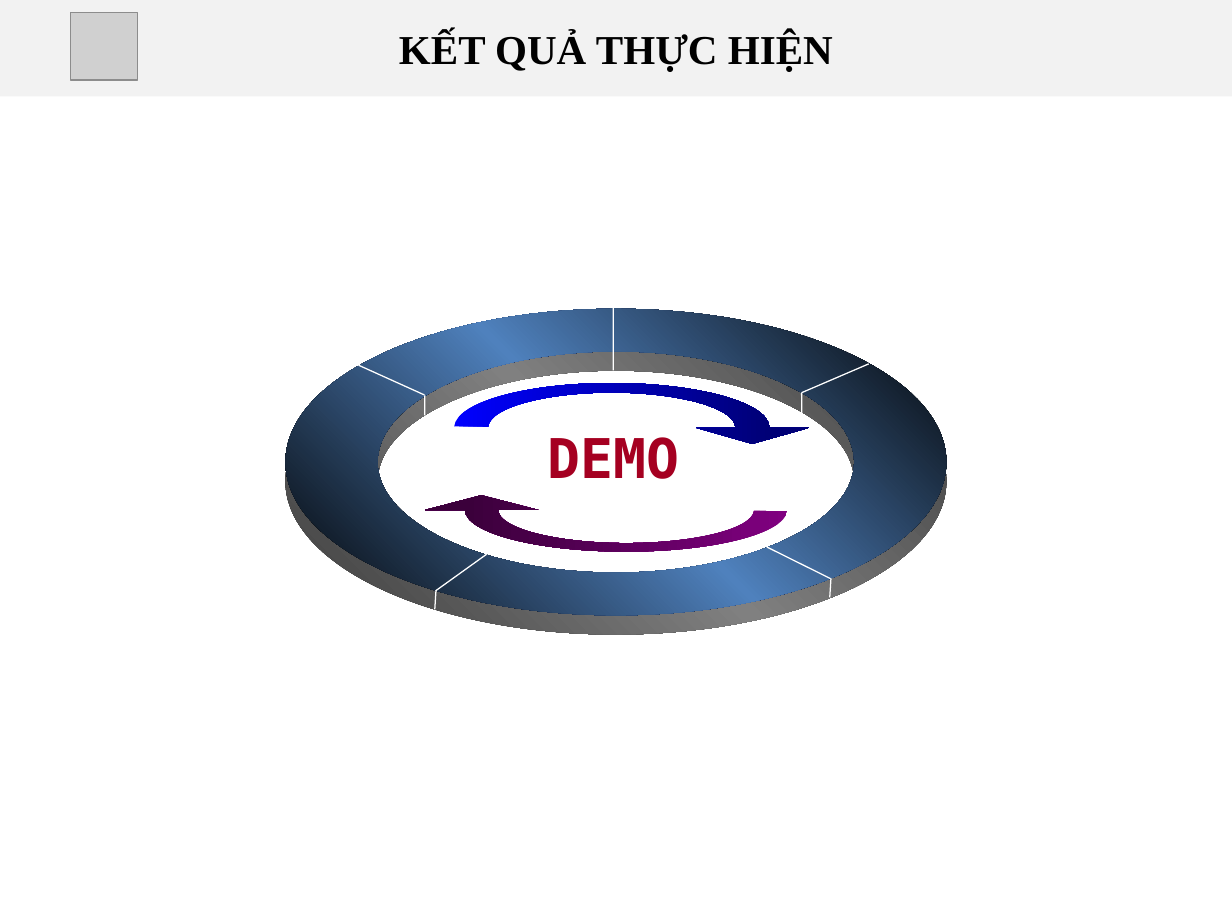
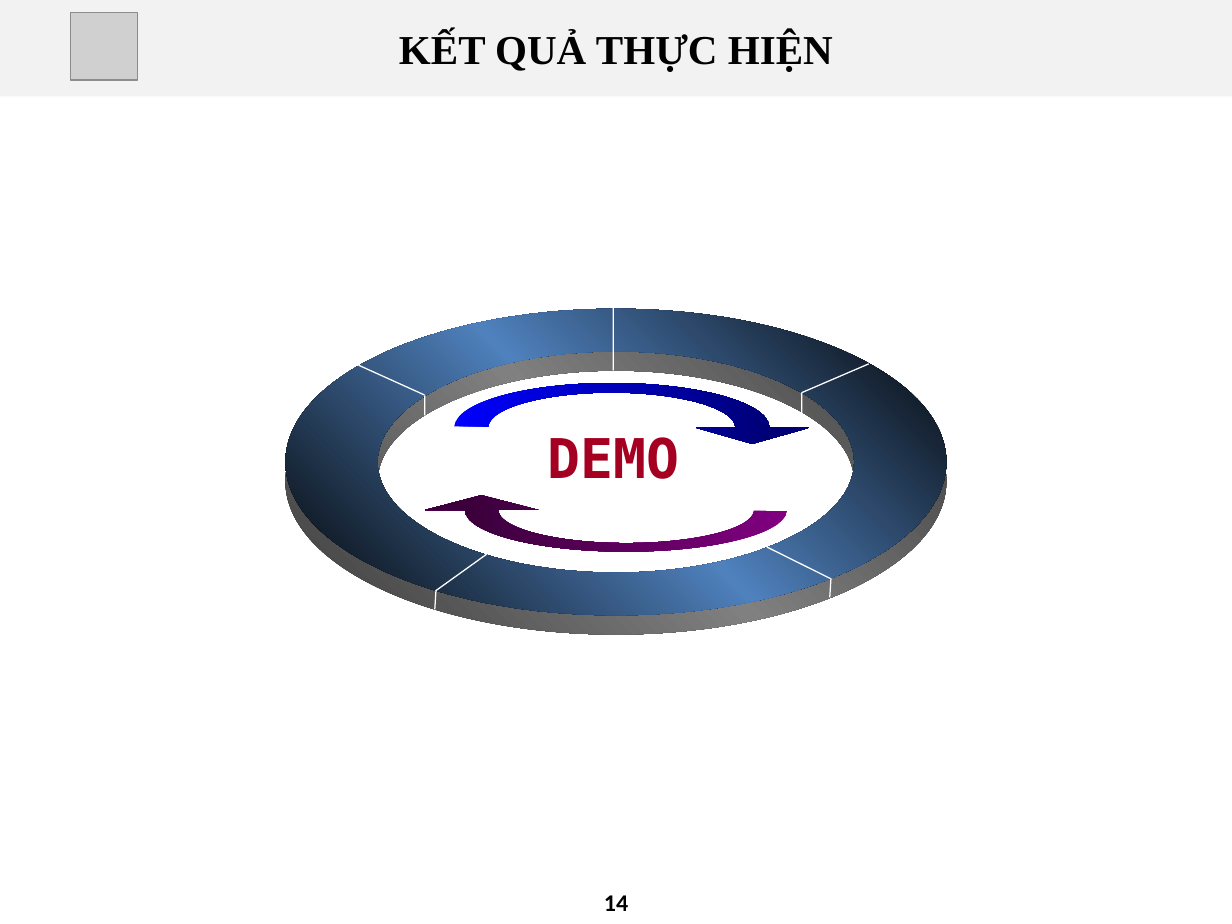
Before and after one commit to tinhphandotco/webrtc, a slide deck: slide 14 of baocao/BaoCao_DATN_TranThongThanhLuan.pptx. Drawn at 1232x924 pixels with LibreOffice and Linux fonts; fonts in the diff are those of the drawing; grey boxes stand for pictures; background and template pictures are left out. Boxes give left, top, right and bottom in pixels: in the first picture for what was removed or moved away, otherwise in the second. Text is boxed around its words. In the diff, an @@ line names an element or a change of style, - is before the commit and + after.

```diff
--- a/baocao/BaoCao_DATN_TranThongThanhLuan.pptx
+++ b/baocao/BaoCao_DATN_TranThongThanhLuan.pptx
@@ page number added at <box>604,895,628,911</box>, 14 pt, text #000000, bold @@
+14
```
Also in this commit, not shown: 15 other slides changed, 12 other files.
